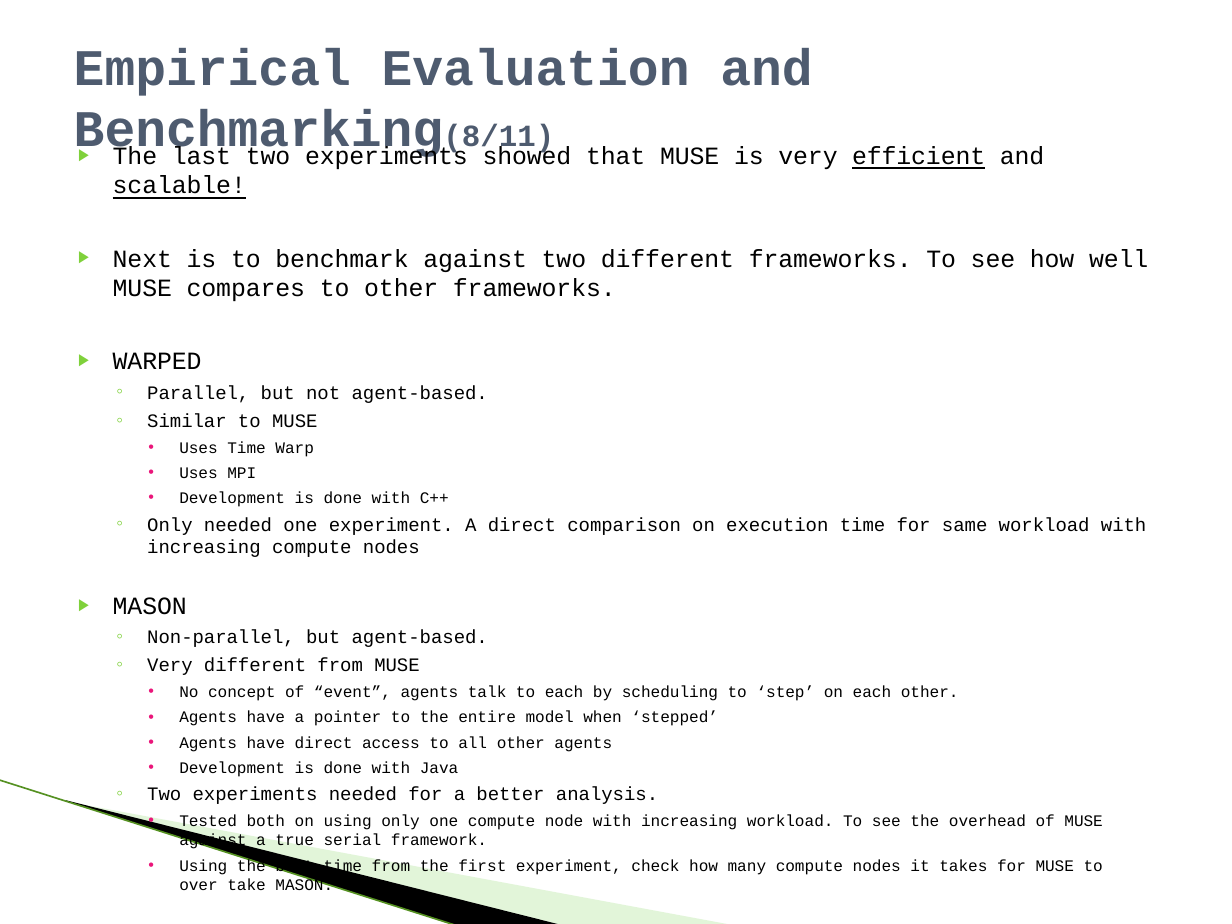
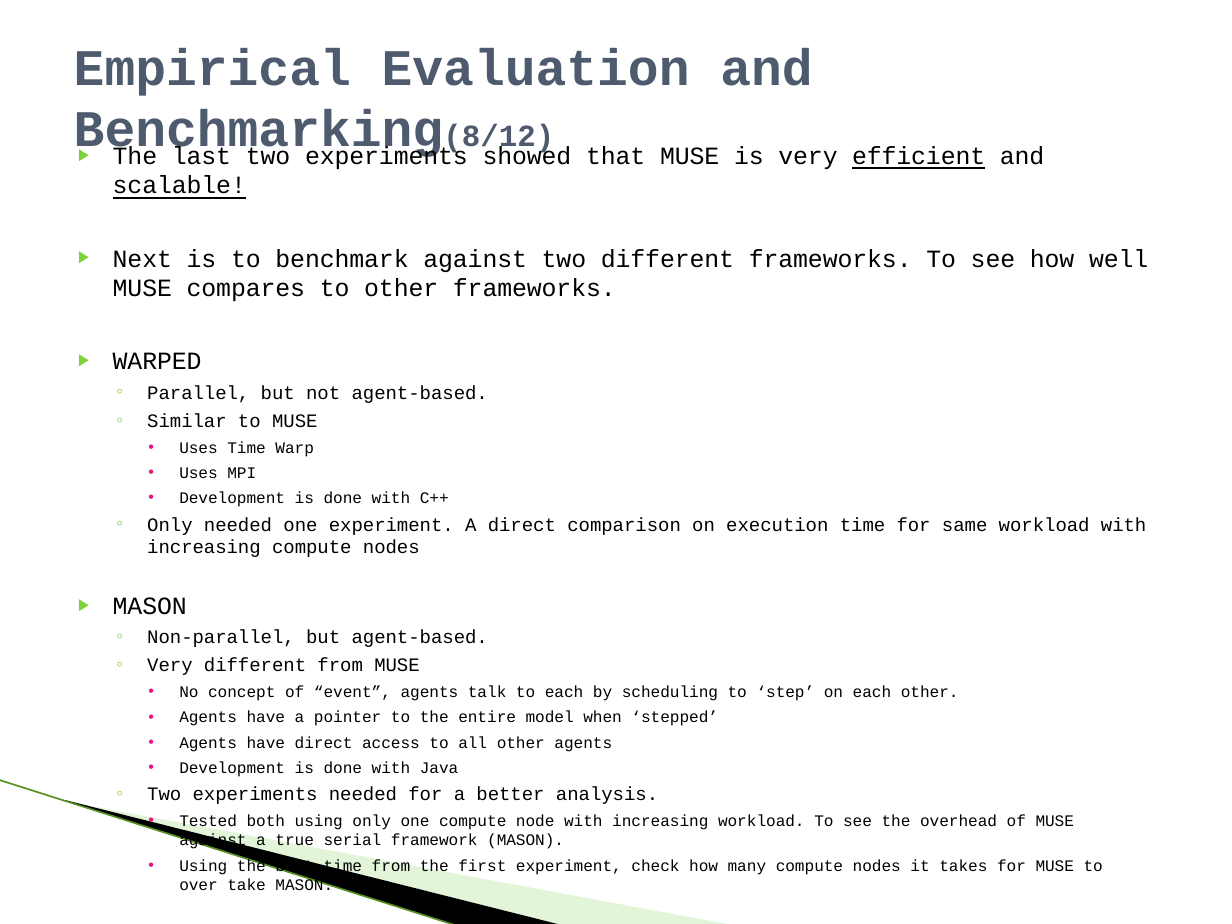
Before and after one commit to raodj/muse, a slide deck: slide 17 of Thesis/MUSE_Defense_presentation.pptx (slide 16 before the commit). Drawn at 1232x924 pixels with LibreOffice and Linux fonts; fonts in the diff are those of the drawing; background and template pictures are left out. Boxes give left, top, right and bottom in pixels: in the first picture for what was removed or moved away, otherwise in the second. Text is boxed around its words. In the diff, an @@ line names an element or a change of style, - is before the commit and + after.

Commit message:
Presentation is complete and typos fixed

```diff
--- a/Thesis/MUSE_Defense_presentation.pptx
+++ b/Thesis/MUSE_Defense_presentation.pptx
@@ title at bbox=[74, 48, 812, 161]: text changed @@
-Empirical Evaluation and Benchmarking(8/11)
+Empirical Evaluation and Benchmarking(8/12)
@@ text at bbox=[179, 814, 1075, 850]: text changed @@
-    • Tested both on using only one compute node with increasing workload. To see the overhead of MUSE against a true serial framework.
+    • Tested both using only one compute node with increasing workload. To see the overhead of MUSE against a true serial framework (MASON).
```
Also in this commit, not shown: 19 other slides changed, 2 slides added.
